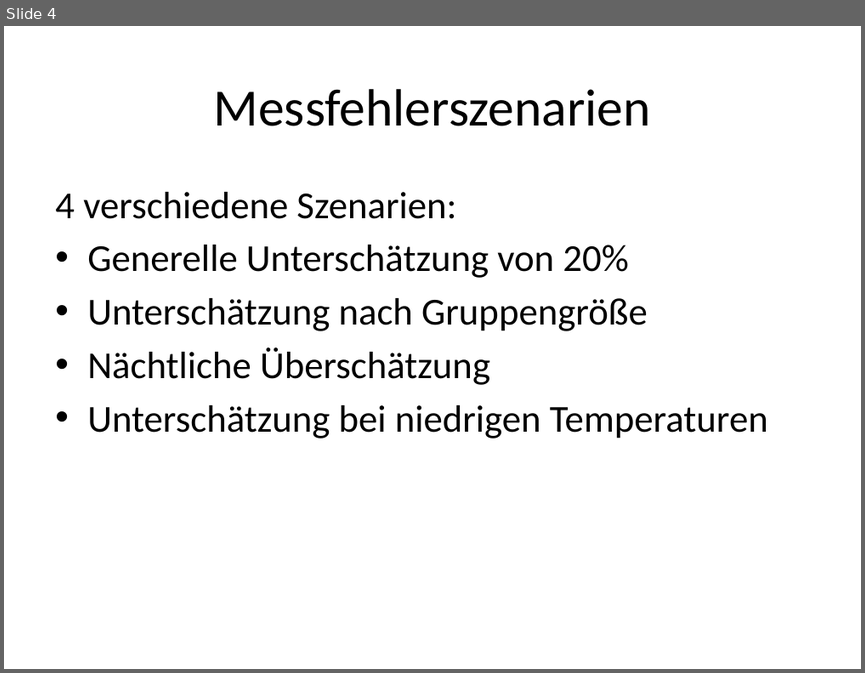
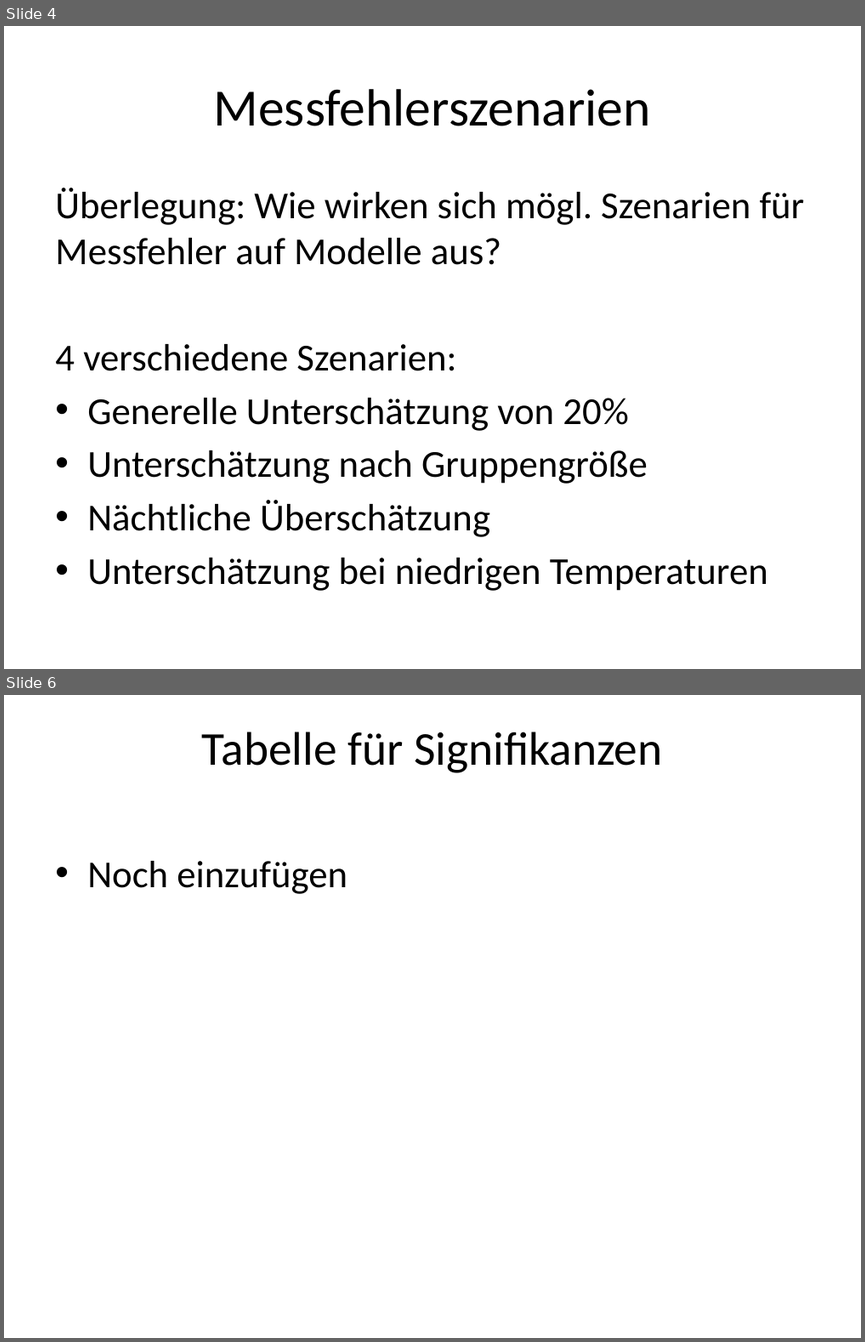
Before and after one commit to leavanh/LVS, a slide deck: Organisatorisches/messfehlerfolien.pptx. Shown one above the other, each under a label of ours: slide 4 before the commit, slides 4 and 6 after it; the slides between them are not shown. The pictures are 865x673 and 865x1342 pixels, drawn with LibreOffice and Linux fonts; fonts in the diff are those of the drawing. Boxes give left, top, right and bottom in pixels: in the first picture for what was removed or moved away, otherwise in the second. Text is boxed around its words. In the diff, an @@ line names an element or a change of style, - is before the commit and + after.

Commit message:
Szenarienplots und Folien aktualisiert

```diff
--- a/Organisatorisches/messfehlerfolien.pptx
+++ b/Organisatorisches/messfehlerfolien.pptx
@@ slide 6 added at [4,695,861,1338], background #FFFFFF @@
@@ title added at [202,732,663,773], 39.6 pt, text #000000 @@
+Tabelle für Signifikanzen
@@ text added at [87,861,347,894], 32 pt, text #000000 @@
+• Noch einzufügen
@@ slide 4 changed as well @@
@@ text at [55,188,805,265]: paragraph added @@
+Überlegung: Wie wirken sich mögl. Szenarien für Messfehler auf Modelle aus?
```
Also in this commit, not shown: 3 other slides changed, 2 other slides added, 2 slides removed, 2 other files.
